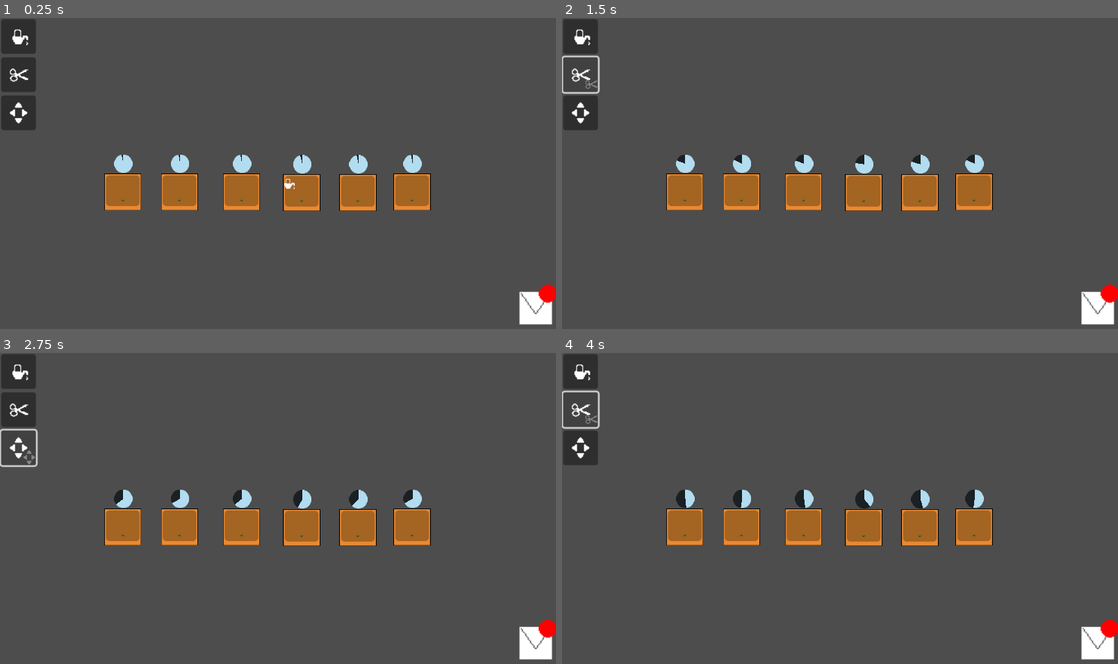
Above: before the commit, frames 1-4 (two rows, left to right).
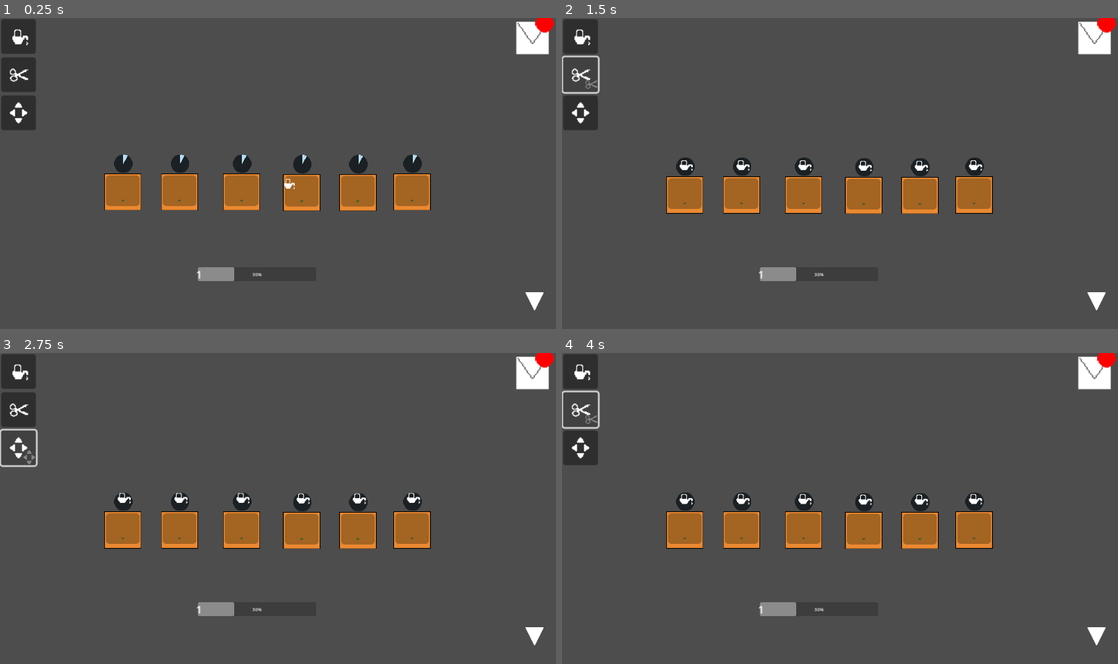
Above: after the commit, the same moments.

Repository: mathew-tran/flower-garden
Game: Godot game, scene res://Scenes/Main.tscn
Same seed, same stepped clock (60 frames per second), same inputs: the game is played once before the commit and once after it.
Inputs (mouse positions are in pixels of both pictures, inside the frame that each line leads up to):
- Up to frame 1 (0.25 s): no input
- Up to frame 2 (1.5 s): click (578, 36) at 0.5 s; click (578, 73) at 1.25 s
- Up to frame 3 (2.75 s): click (16, 449) at 2 s
- Up to frame 4 (4 s): click (578, 371) at 2.75 s; click (578, 408) at 3.5 s

The runs differ from the first frame. In frame 1, 2.5% of the frame differs, in the area x 20-100%, y 0-99%; in frame 2, 4.1%, in the area x 18-100%, y 0-99%; in frame 3, 4.0%; in frame 4, 3.9%.

Commit message:
working more on game flow

Diff:
--- /dev/null
+++ b/Prefabs/Flowers/SimpleRose.tscn
@@ -0,0 +1,70 @@
+[gd_scene load_steps=9 format=3 uid="uid://b4jvjwirqotfg"]
+
+[ext_resource type="Texture2D" uid="uid://b22o12ee4eky5" path="res://Art/Rose.png" id="1_tn7cs"]
+[ext_resource type="Script" path="res://Scripts/Plant.gd" id="2_bd503"]
+[ext_resource type="Script" path="res://Scripts/PlantStage.gd" id="3_ecmdw"]
+
+[sub_resource type="AtlasTexture" id="AtlasTexture_d5yhb"]
+atlas = ExtResource("1_tn7cs")
+region = Rect2(0, 0, 32, 32)
+
+[sub_resource type="AtlasTexture" id="AtlasTexture_thyb6"]
+atlas = ExtResource("1_tn7cs")
+region = Rect2(32, 0, 32, 32)
+
+[sub_resource type="AtlasTexture" id="AtlasTexture_575ht"]
+atlas = ExtResource("1_tn7cs")
+region = Rect2(64, 0, 32, 32)
+
+[sub_resource type="AtlasTexture" id="AtlasTexture_c8v5x"]
+atlas = ExtResource("1_tn7cs")
+region = Rect2(96, 0, 32, 32)
+
+[sub_resource type="SpriteFrames" id="SpriteFrames_siid5"]
+animations = [{
+"frames": [{
+"duration": 1.0,
+"texture": SubResource("AtlasTexture_d5yhb")
+}, {
+"duration": 1.0,
+"texture": SubResource("AtlasTexture_thyb6")
+}, {
+"duration": 1.0,
+"texture": SubResource("AtlasTexture_575ht")
+}, {
+"duration": 1.0,
+"texture": SubResource("AtlasTexture_c8v5x")
+}],
+"loop": true,
+"name": &"grow",
+"speed": 5.0
+}]
+
+[node name="Rose" type="AnimatedSprite2D"]
+sprite_frames = SubResource("SpriteFrames_siid5")
+animation = &"grow"
+script = ExtResource("2_bd503")
+
+[node name="Stage" type="Node2D" parent="."]
+script = ExtResource("3_ecmdw")
+TimeToWait = 0.25
+TimeRange = 0.0
+bIncreaseFrame = true
+
+[node name="Stage2" type="Node2D" parent="."]
+script = ExtResource("3_ecmdw")
+TimeToWait = 0.25
+TimeRange = 0.0
+bIncreaseFrame = true
+
+[node name="Stage3" type="Node2D" parent="."]
+script = ExtResource("3_ecmdw")
+TimeToWait = 0.25
+TimeRange = 0.0
+bIncreaseFrame = true
+
+[node name="Stage4" type="Node2D" parent="."]
+script = ExtResource("3_ecmdw")
+TimeToWait = 0.25
+TimeRange = 0.0
+bIncreaseFrame = true
--- /dev/null
+++ b/Prefabs/UI/Bouquet.tscn
@@ -0,0 +1,10 @@
+[gd_scene load_steps=3 format=3 uid="uid://b0d6wacengpqb"]
+
+[ext_resource type="Texture2D" uid="uid://cs0rmwktosw50" path="res://Art/UI/Bouquet.png" id="1_8padh"]
+[ext_resource type="Script" path="res://Scripts/Bouquet.gd" id="2_gts3g"]
+
+[node name="Bouquet" type="Sprite2D"]
+position = Vector2(1846, 979)
+scale = Vector2(2, 2)
+texture = ExtResource("1_8padh")
+script = ExtResource("2_gts3g")
--- /dev/null
+++ b/Prefabs/UI/EXPBar.tscn
@@ -0,0 +1,29 @@
+[gd_scene format=3 uid="uid://vda87wfmckjj"]
+
+[node name="EXPBar" type="Control"]
+layout_mode = 3
+anchors_preset = 0
+offset_left = 658.0
+offset_top = 862.0
+offset_right = 698.0
+offset_bottom = 902.0
+metadata/_edit_group_ = true
+
+[node name="Bar" type="ProgressBar" parent="."]
+layout_mode = 0
+offset_left = 25.0
+offset_right = 434.0
+offset_bottom = 48.0
+value = 30.0
+
+[node name="Text" type="Label" parent="."]
+custom_minimum_size = Vector2(70, 0)
+layout_mode = 0
+offset_left = -5.0
+offset_right = 65.0
+offset_bottom = 50.0
+theme_override_font_sizes/font_size = 36
+text = "1
+"
+horizontal_alignment = 1
+vertical_alignment = 1
--- a/Scenes/Main.tscn
+++ b/Scenes/Main.tscn
@@ -6,6 +6,8 @@
 [ext_resource type="Texture2D" uid="uid://b1i403brhb007" path="res://Art/UI/TendIcon.png" id="3_j7sma"]
 [ext_resource type="Script" path="res://Scripts/Mouse.gd" id="4_m2iry"]
 [ext_resource type="PackedScene" uid="uid://bmygyswdloteq" path="res://Prefabs/UI/MailBox.tscn" id="5_8ij33"]
+[ext_resource type="PackedScene" uid="uid://b0d6wacengpqb" path="res://Prefabs/UI/Bouquet.tscn" id="7_5kcj8"]
+[ext_resource type="PackedScene" uid="uid://vda87wfmckjj" path="res://Prefabs/UI/EXPBar.tscn" id="8_3hpu8"]
 
 [node name="Node2D" type="Node2D"]
 script = ExtResource("1_1pe8g")
@@ -44,4 +46,8 @@
 script = ExtResource("4_m2iry")
 
 [node name="MailBox" parent="." instance=ExtResource("5_8ij33")]
-position = Vector2(756, 795)
+position = Vector2(745, -139)
+
+[node name="Bouquet" parent="." instance=ExtResource("7_5kcj8")]
+
+[node name="EXPBar" parent="." instance=ExtResource("8_3hpu8")]
--- /dev/null
+++ b/Scripts/Autoload/Game.gd
@@ -0,0 +1,11 @@
+extends Node
+
+func ArePlanterBoxesCompleted():
+	var boxes = get_tree().get_nodes_in_group("PlanterBox")
+	for box in boxes:
+		if is_instance_valid(box.GetPlant()):
+			return false
+	return true
+
+func SetNewRound():
+	pass
--- /dev/null
+++ b/Scripts/Bouquet.gd
@@ -0,0 +1,19 @@
+extends Sprite2D
+
+var Positions = [
+	Vector2(-9, -20.5),
+	Vector2(0, -19.5),
+	Vector2(10, -22),
+	Vector2(-4, -29.5),
+	Vector2(5.5, -29.5),
+	Vector2(0, -13)
+]
+
+func _ready():
+	add_to_group("Bouquet")
+	Positions.shuffle()
+
+func AddFlower(flowerObj):
+	flowerObj.reparent(self)
+	flowerObj.show_behind_parent = true
+	flowerObj.position = Positions.pop_back()
--- a/Scripts/PlanterBox.gd
+++ b/Scripts/PlanterBox.gd
@@ -12,6 +12,8 @@
 
 var StartPosition
 
+signal FlowerBoxComplete
+
 func SetFlower(path):
 	Flower = load(path).instantiate()
 	add_child(Flower)
@@ -21,8 +23,13 @@
 
 func _ready():
 	StartPosition = global_position
-	SetFlower("res://Prefabs/Flowers/Rose.tscn")
+	SetFlower("res://Prefabs/Flowers/SimpleRose.tscn")
+	add_to_group("PlanterBox")
+	connect("FlowerBoxComplete", Callable(self, "CheckBoxesComplete"))
 
+func CheckBoxesComplete():
+	if Game.ArePlanterBoxesCompleted():
+		Game.SetNewRound()
 
 func OnUpdateGrowth(type):
 	$ActionHint.SetHint(type)
@@ -39,8 +46,12 @@
 	PushDownTween.play()
 
 func OnCompleted():
-	Flower.queue_free()
+	var bouquet = get_tree().get_nodes_in_group("Bouquet")
+	if bouquet:
+		bouquet[0].AddFlower(Flower)
+		Flower = null
 	OnFinishGrowth()
+	emit_signal("FlowerBoxComplete")
 
 func _on_area_2d_mouse_entered():
 	InputManager.SetFocusedObject(self)
--- a/project.godot
+++ b/project.godot
@@ -18,6 +18,7 @@
 [autoload]
 
 InputManager="*res://Scripts/Autoload/InputManager.gd"
+Game="*res://Scripts/Autoload/Game.gd"
 
 [debug]
 
Binary file added: Art/UI/Bouquet.png
Not shown, added: Art/UI/Bouquet.png.import
Not shown: 1 places in Scenes/Main.tscn that only renumber resources
